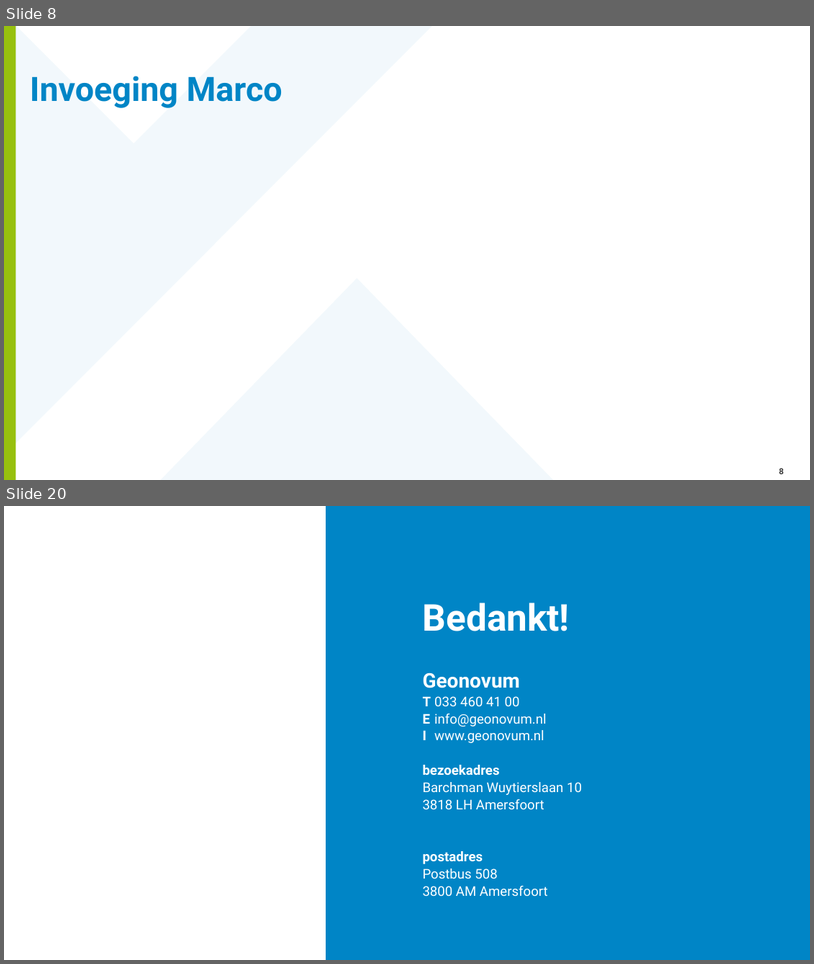
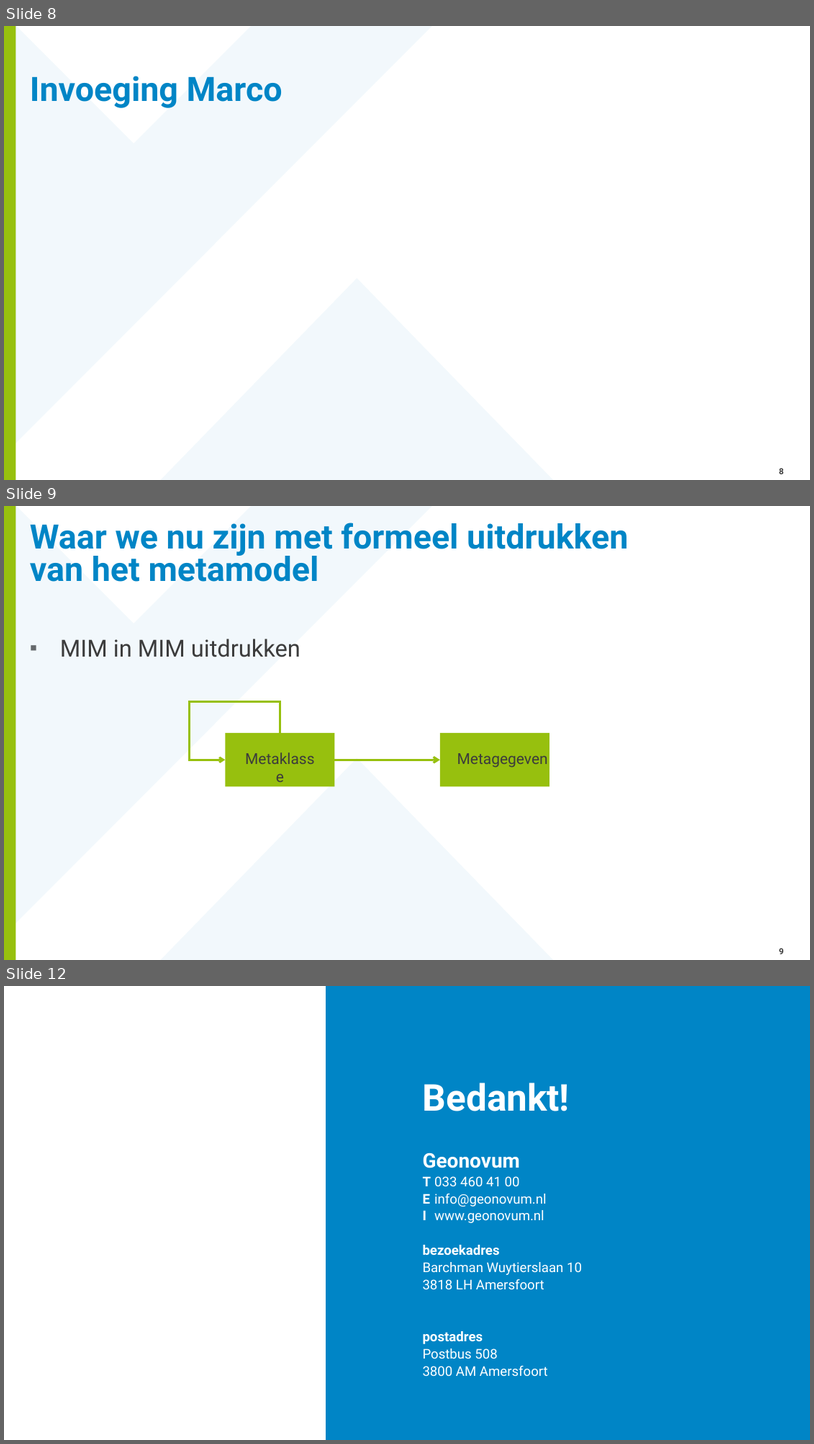
Before and after one commit to Geonovum/mim-metamodel, a slide deck: werkomgeving/presentaties/20260212-MIM - 2.0 in ontwikkeling.pptx. Shown one above the other, each under a label of ours: slides 8 and 20 before the commit, slides 8, 9 and 12 after it; the slides between them are not shown. The pictures are 814x964 and 814x1444 pixels, drawn with LibreOffice and Linux fonts; fonts in the diff are those of the drawing; background and template pictures are left out. Boxes give left, top, right and bottom in pixels: in the first picture for what was removed or moved away, otherwise in the second. Text is boxed around its words. In the diff, an @@ line names an element or a change of style, - is before the commit and + after.

```diff
--- a/werkomgeving/presentaties/20260212-MIM - 2.0 in ontwikkeling.pptx
+++ b/werkomgeving/presentaties/20260212-MIM - 2.0 in ontwikkeling.pptx
@@ slide 9 added at (4, 506, 810, 960), background #FFFFFF; not listed: 3 template elements that a slide beside it also shows @@
@@ title added at (30, 523, 628, 582), 40 pt, text #0085C6, bold @@
+Waar we nu zijn met formeel uitdrukken van het metamodel
@@ text added at (60, 638, 301, 657), 28 pt, text #3C3C3C @@
+▪ MIM in MIM uitdrukken
@@ elbow arrow added from (280, 733) to (226, 759), #97C00E 2.25 pt @@
@@ rectangle added at (226, 733, 335, 787), fill #97C00E @@
@@ rectangle added at (440, 733, 550, 787), fill #97C00E @@
@@ text added at (236, 746, 324, 770), 18 pt, text #3C3C3C @@
+Metaklasse
@@ arrow added from (335, 759) to (440, 759), #97C00E 2.5 pt @@
@@ text added at (458, 753, 548, 767), 18 pt, text #3C3C3C @@
+Metagegeven
@@ page number added at (779, 947, 784, 954), 10 pt, text #3C3C3C, bold @@
+9
@@ what was slide 20 is now slide 12 @@
```
Also in this commit, not shown: 4 slides changed, 1 other slide added, 10 slides removed.
